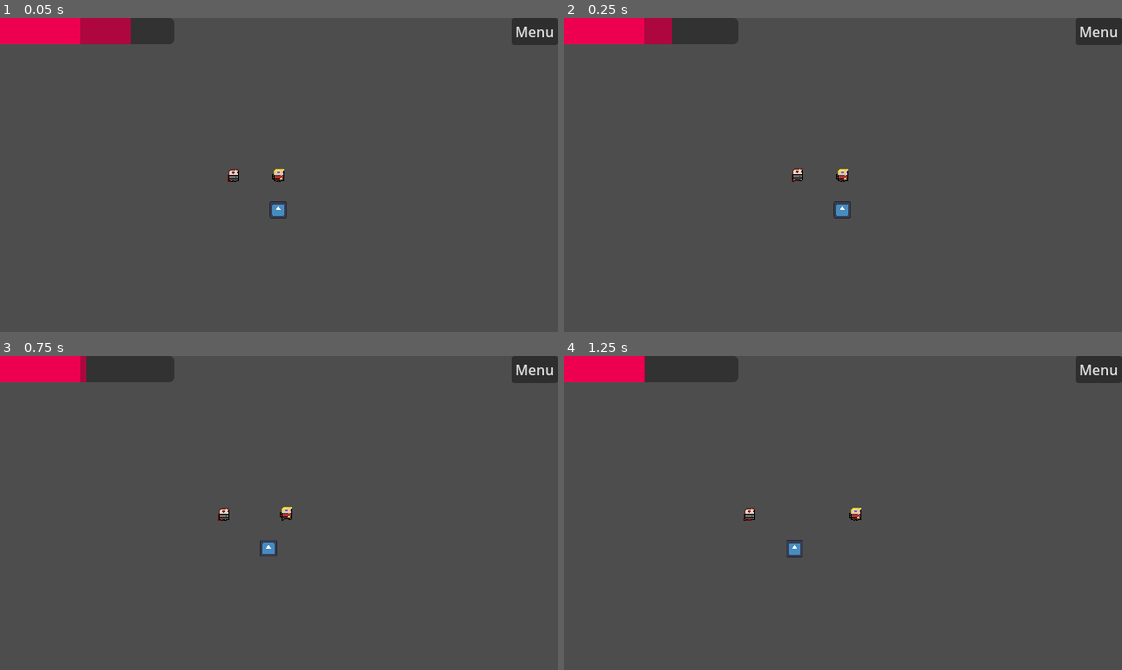
Above: before the commit, frames 1-4 (two rows, left to right).
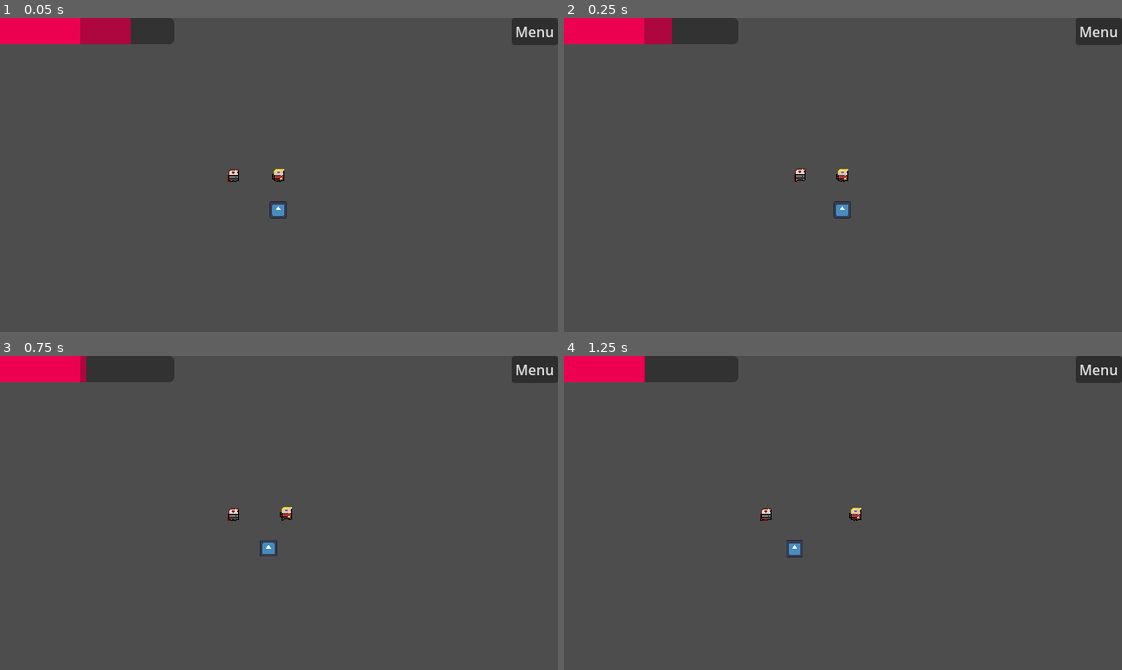
Above: after the commit, the same moments.

Repository: TheRubeThing/LudumDate54
Game: Godot game, scene res://Assets/Levels/sams_world.tscn
The game is run twice, just before and just after one commit, with the same random seed, the same clock (stepped at 60 frames per second) and the same inputs. The engine's default icon, where the game draws it, is replaced by a stand-in: a white triangle on a blue panel in a dark square.
Inputs (mouse positions are in pixels of both pictures, inside the frame that each line leads up to):
- Up to frame 1 (0.05 s): no input
- Up to frame 2 (0.25 s): no input
- Up to frame 3 (0.75 s): move the mouse to (401, 497) at 0.52 s; hold D (D_right) from 0.53 s (still down); click (401, 497) at 0.6 s
- Up to frame 4 (1.25 s): keep holding D (D_right)

Frame 1 is identical in both runs. In frame 2, less than 0.1% of the frame differs, in the area x 40-44%, y 47-53%; in frame 3, 0.1%; in frame 4, 0.2%, in the area x 32-38%, y 48-53%.

Commit message:
Fixed enemies

Diff:
--- a/Assets/Enteties/enemy.tscn
+++ b/Assets/Enteties/enemy.tscn
@@ -7,7 +7,8 @@
 
 [sub_resource type="RectangleShape2D" id="RectangleShape2D_3dene"]
 
-[sub_resource type="RectangleShape2D" id="RectangleShape2D_8l2t1"]
+[sub_resource type="CircleShape2D" id="CircleShape2D_qcrug"]
+radius = 114.945
 
 [sub_resource type="AtlasTexture" id="AtlasTexture_wi283"]
 atlas = ExtResource("4_e676d")
@@ -58,7 +59,8 @@
 script = ExtResource("4_enc4k")
 
 [node name="CollisionShape2D" type="CollisionShape2D" parent="DetectionRange"]
-shape = SubResource("RectangleShape2D_8l2t1")
+scale = Vector2(2.61, 2.61)
+shape = SubResource("CircleShape2D_qcrug")
 
 [node name="Sprite" type="AnimatedSprite2D" parent="."]
 texture_filter = 1
--- a/Assets/Scripts/enemy.gd
+++ b/Assets/Scripts/enemy.gd
@@ -1,6 +1,6 @@
 extends CharacterBody2D
 
-@export var movement_speed: float = 100
+@export var movement_speed: float = 15
 @export var dmg: int = 10
 
 var brain: BaseBrain
